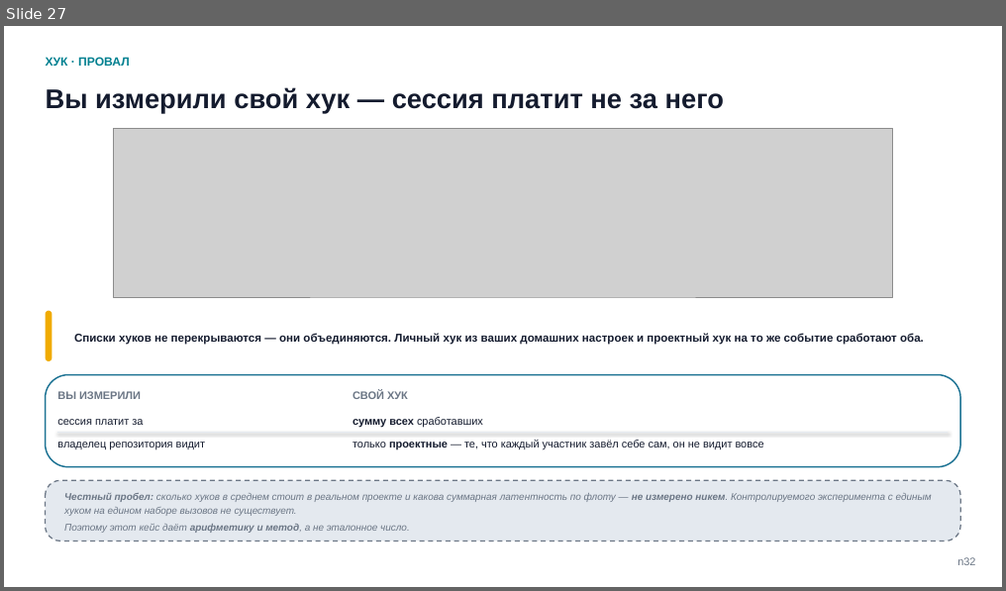
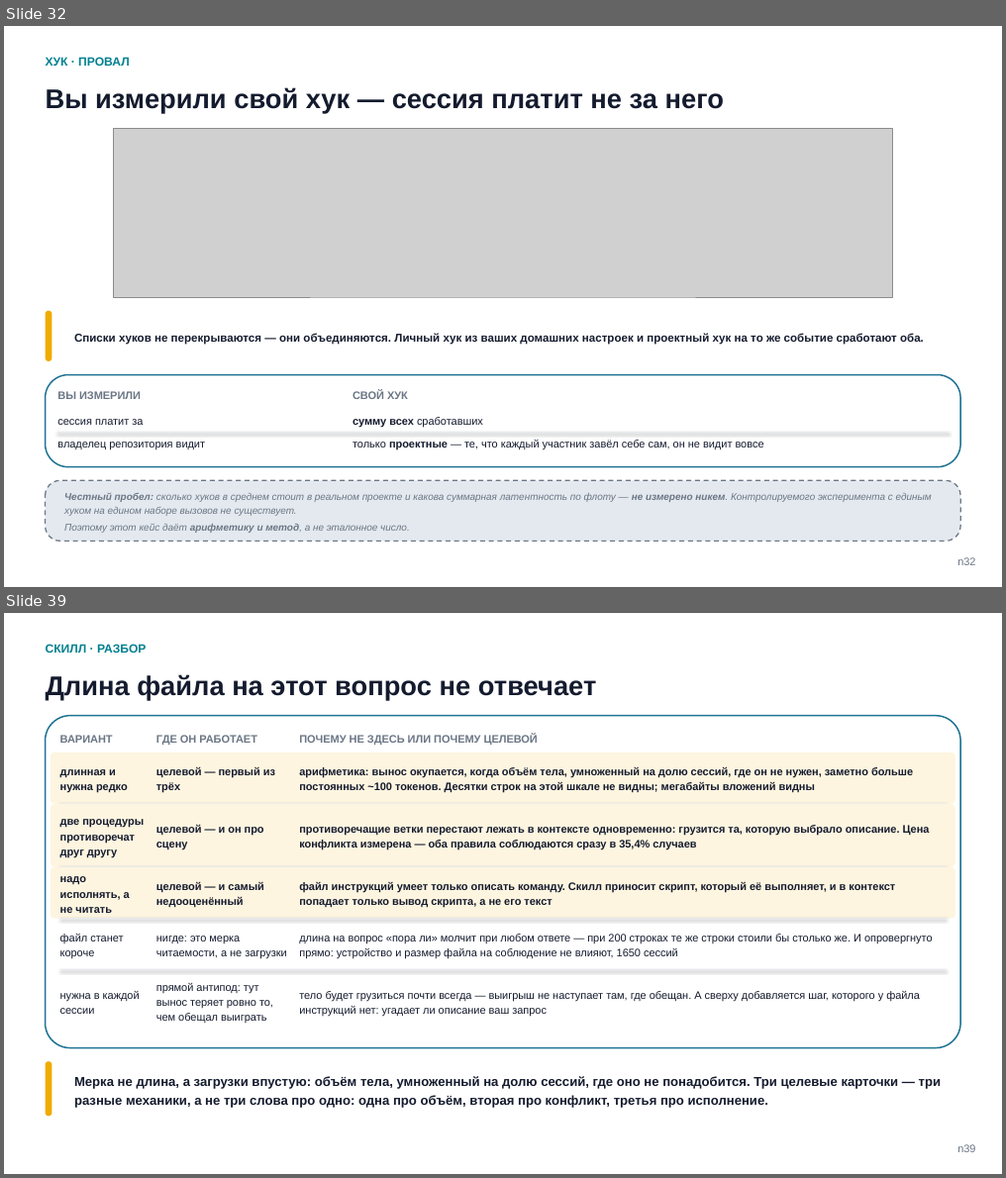
Before and after one commit to tellina-study/AI-usage-lessons, a slide deck: library/seminars/sem-05/rendered/sem-05-n.pptx. Shown one above the other, each under a label of ours: slide 27 before the commit, slides 32 and 39 after it; the slides between them are not shown. The pictures are 1006x591 and 1006x1178 pixels, drawn with LibreOffice and Linux fonts; fonts in the diff are those of the drawing; grey boxes stand for pictures. Boxes give left, top, right and bottom in pixels: in the first picture for what was removed or moved away, otherwise in the second. Text is boxed around its words. In the diff, an @@ line names an element or a change of style, - is before the commit and + after.

```diff
--- a/library/seminars/sem-05/rendered/sem-05-n.pptx
+++ b/library/seminars/sem-05/rendered/sem-05-n.pptx
@@ slide 39 added at [4,613,1002,1174], background #FFFFFF @@
@@ text added at [46,644,146,653], 11.5 pt, text #028090, bold @@
+СКИЛЛ · РАЗБОР
@@ text added at [46,674,597,700], 26 pt, text #141B2E, bold @@
+Длина файла на этот вопрос не отвечает
@@ rounded rectangle added at [46,716,960,1048], fill #FFFFFF, outline #1C7293 1.4 pt @@
@@ rounded rectangle added at [51,753,955,803], fill #FEF5E0 @@
@@ text added at [60,735,113,743], 10.5 pt, text #6B7685, bold @@
+ВАРИАНТ
@@ text added at [156,735,257,745], 10.5 pt, text #6B7685, bold @@
+ГДЕ ОН РАБОТАЕТ
@@ text added at [299,734,538,745], 10.5 pt, text #6B7685, bold @@
+ПОЧЕМУ НЕ ЗДЕСЬ ИЛИ ПОЧЕМУ ЦЕЛЕВОЙ
@@ text added at [60,769,128,793], 10.5 pt, text #141B2E, bold @@
+длинная и нужна редко
@@ text added at [156,767,275,793], 10.5 pt, text #141B2E, bold @@
+целевой — первый из трёх
@@ text added at [299,767,913,793], 10.5 pt, text #141B2E, bold @@
+арифметика: вынос окупается, когда объём тела, умноженный на долю сессий, где он не нужен, заметно больше постоянных ~100 токенов. Десятки строк на этой шкале не видны; мегабайты вложений видны
@@ rounded rectangle added at [51,804,955,867], fill #FEF5E0 @@
@@ line added from (60, 804) to (945, 804), #E5EAF0 0.75 pt @@
@@ text added at [60,819,144,858], 10.5 pt, text #141B2E, bold @@
+две процедуры противоречат друг другу
@@ text added at [156,825,264,851], 10.5 pt, text #141B2E, bold @@
+целевой — и он про сцену
@@ text added at [299,825,930,851], 10.5 pt, text #141B2E, bold @@
+противоречащие ветки перестают лежать в контексте одновременно: грузится та, которую выбрало описание. Цена конфликта измерена — оба правила соблюдаются сразу в 35,4% случаев
@@ rounded rectangle added at [51,867,955,919], fill #FEF5E0 @@
@@ line added from (60, 867) to (945, 867), #E5EAF0 0.75 pt @@
@@ text added at [60,876,130,913], 10.5 pt, text #141B2E, bold @@
+надо исполнять, а не читать
@@ text added at [156,882,264,908], 10.5 pt, text #141B2E, bold @@
+целевой — и самый недооценённый
@@ text added at [299,882,895,908], 10.5 pt, text #141B2E, bold @@
+файл инструкций умеет только описать команду. Скилл приносит скрипт, который её выполняет, и в контекст попадает только вывод скрипта, а не его текст
@@ line added from (60, 919) to (945, 919), #E5EAF0 0.75 pt @@
@@ text added at [60,934,123,959], 10.5 pt, text #141B2E @@
+файл станет короче
@@ text added at [156,936,287,959], 10.5 pt, text #141B2E @@
+нигде: это мерка читаемости, а не загрузки
@@ text added at [299,934,933,959], 10.5 pt, text #141B2E @@
+длина на вопрос «пора ли» молчит при любом ответе — при 200 строках те же строки стоили бы столько же. И опровергнуто прямо: устройство и размер файла на соблюдение не влияют, 1650 сессий
@@ line added from (60, 969) to (945, 969), #E5EAF0 0.75 pt @@
@@ text added at [60,991,140,1014], 10.5 pt, text #141B2E @@
+нужна в каждой сессии
@@ text added at [156,983,273,1023], 10.5 pt, text #141B2E @@
+прямой антипод: тут вынос теряет ровно то, чем обещал выиграть
@@ text added at [299,991,920,1016], 10.5 pt, text #141B2E @@
+тело будет грузиться почти всегда — выигрыш не наступает там, где обещан. А сверху добавляется шаг, которого у файла инструкций нет: угадает ли описание ваш запрос
@@ rounded rectangle added at [46,1061,52,1116], fill #F0AB00 @@
@@ text added at [74,1076,941,1108], 12.5 pt, text #141B2E, bold @@
+Мерка не длина, а загрузки впустую: объём тела, умноженный на долю сессий, где оно не понадобится. Три целевые карточки — три разные механики, а не три слова про одно: одна про объём, вторая про конфликт, третья про исполнение.
@@ text added at [957,1145,975,1153], 10.5 pt, text #6B7685 @@
+n39
@@ what was slide 27 is now slide 32 @@
```
Also in this commit, not shown: 1 slide changed, 35 other slides added, 16 other files.
